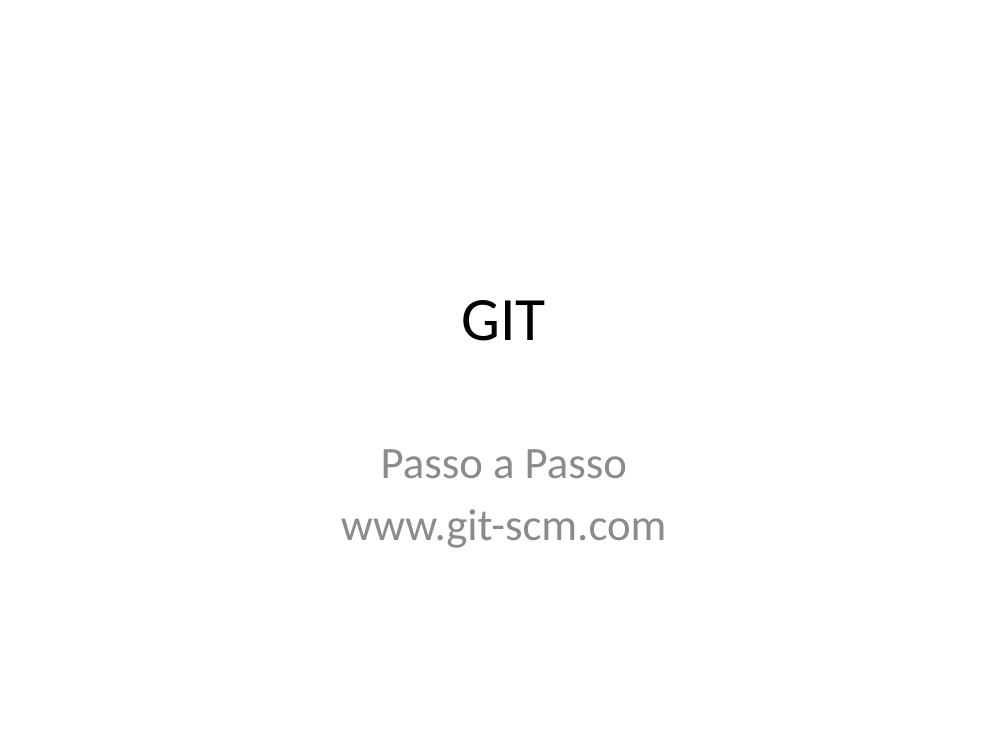
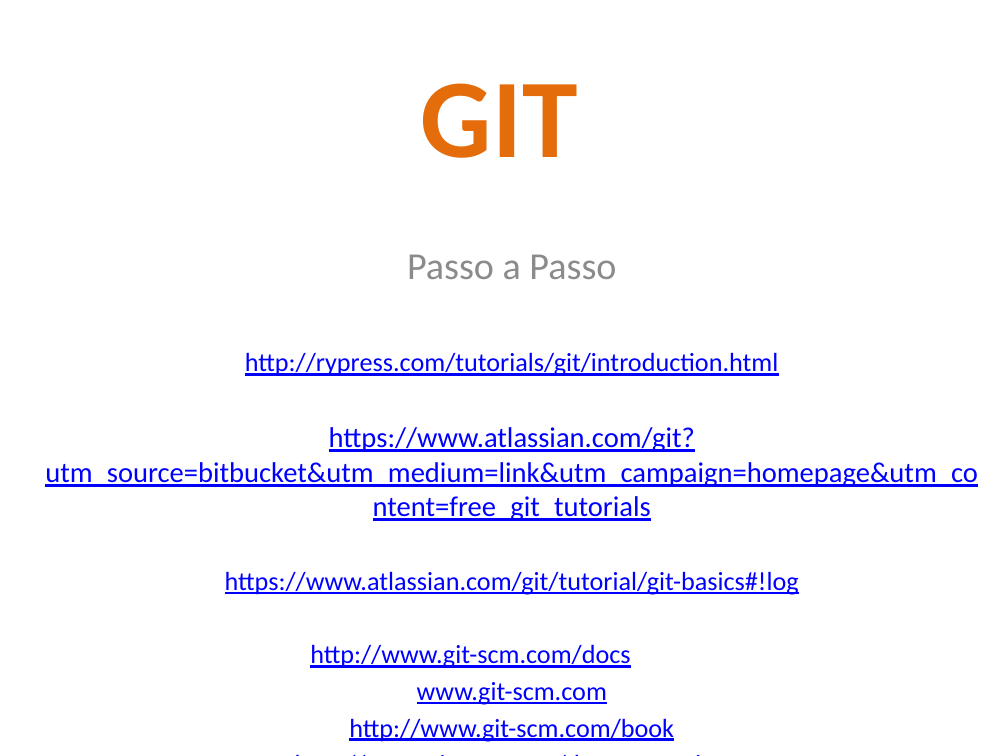
Before and after one commit to AdrianoDias0007/observacoes, a slide deck: slide 1 of git_tutorial.pptx. Drawn at 1008x756 pixels with LibreOffice and Linux fonts; fonts in the diff are those of the drawing. Boxes give left, top, right and bottom in pixels: in the first picture for what was removed or moved away, otherwise in the second. Text is boxed around its words. In the diff, an @@ line names an element or a change of style, - is before the commit and + after.

Commit message:
Exodo 15 e Tutorial GIT RBtech

```diff
--- a/git_tutorial.pptx
+++ b/git_tutorial.pptx
@@ title "GIT": place and size @@
-title "GIT" at box(462, 300, 546, 341)
+title "GIT" at box(421, 83, 578, 158)
@@ title "GIT" at box(421, 83, 578, 158): size 44 to 80 pt, text colour #000000 to #E46C0A, bold on @@
@@ subtitle "Passo a Passo": place and size @@
-subtitle "Passo a Passo" at box(341, 449, 667, 548)
+subtitle "Passo a Passo" at box(45, 254, 978, 742)
@@ subtitle at box(407, 254, 616, 705): size 32 to 27.2 pt in "Passo a Passo"; size 32 to 18.7 pt, text colour #8C8C8C to #0000FF, underline on in "www.git-scm.com"; less space between paragraphs @@
@@ subtitle at box(45, 352, 978, 668): paragraphs added @@
+http://rypress.com/tutorials/git/introduction.html
+https://www.atlassian.com/git?utm_source=bitbucket&utm_medium=link&utm_campaign=homepage&utm_content=free_git_tutorials
+https://www.atlassian.com/git/tutorial/git-basics#!log
+http://www.git-scm.com/docs
@@ subtitle at box(349, 718, 674, 742): paragraphs added @@
+http://www.git-scm.com/book
+http://www.git-scm.com/documentation
```
Also in this commit, not shown: 1 other slide changed, 1 other file.
